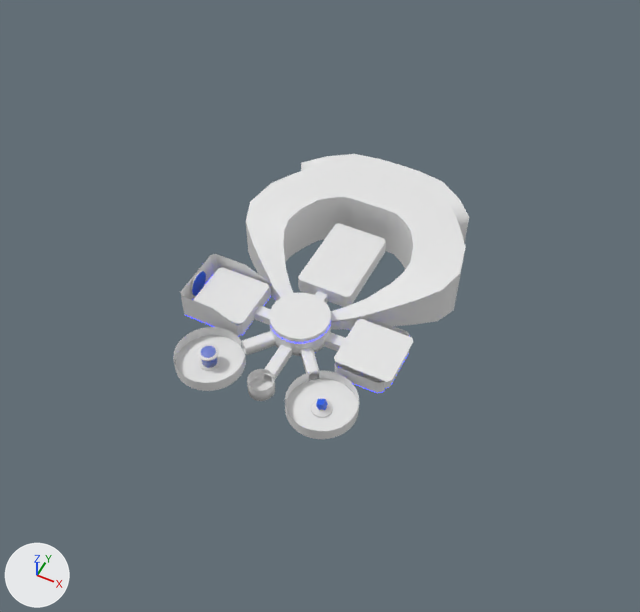
One commit to the glTF model public/worlds/SILIQ.glb: the scene before it, then after it.
Camera for both pictures: a camera (50 mm lens) standing at (338.0, -623.0, 840.0) and looking at (-16.0, 86.0, -46.0). The axes (+X, +Y, +Z) are drawn at lower left. The lights are the same throughout. The picture after the commit comes second. Where no turn or scale is listed for an object, it has been applied to the vertices. Vertices at exactly the same position are counted once.

Objects in the first picture: 'シーリング', '円柱', '円柱.007', '円柱.008', '円柱.009', '円柱.010', '円柱.015', '平面.001', '平面.002', '平面.003', '立方体.001'.
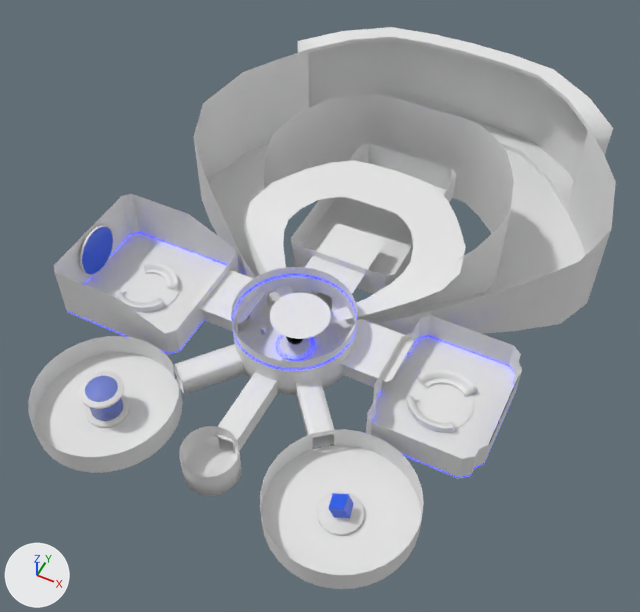
Where the newer file only moved an object's origin or applied its transform, the numbers keep the older frame.

Where the change shows, as pixel boxes [x1, y1, x2, y2] in the pictures (640 x 612 px):
'円柱', moved, rescaled (98% wider, 97% taller): before [173, 154, 469, 439]; after [28, 27, 616, 589]
'平面.002', moved, rescaled (114% wider, 95% taller): before [180, 254, 271, 336]; after [54, 194, 250, 355]
'平面.003', moved, rescaled (107% wider, 114% taller): before [335, 317, 410, 393]; after [366, 315, 522, 479]
'平面.001', moved, rescaled: before [298, 242, 386, 307]; after [291, 143, 456, 309]
'円柱.013', moved, rescaled (not visible before): after [405, 380, 474, 428]
'円柱.012', moved, rescaled (not visible before): after [407, 369, 477, 433]
'円柱.015', moved, rescaled (119% wider, 96% taller): before [191, 271, 206, 296]; after [80, 225, 114, 275]
'円柱.007', moved, rescaled (109% wider, 137% taller): before [311, 400, 333, 418]; after [317, 492, 364, 536]
'円柱.009', moved, rescaled (117% wider, 100% taller): before [200, 346, 217, 368]; after [85, 376, 123, 421]
'円柱.017', moved, rescaled (not visible before): after [121, 269, 180, 309]
'円柱.016', moved, rescaled (not visible before): after [116, 263, 179, 312]
'円柱.010', moved, rescaled (109% wider, 117% taller): before [198, 344, 219, 361]; after [79, 371, 124, 409]
'立方体.001', moved, rescaled (108% wider, 125% taller): before [316, 399, 328, 410]; after [328, 493, 354, 519]
'円柱.008', moved, rescaled (105% wider, 112% taller): before [199, 356, 220, 371]; after [86, 395, 130, 428]

The change, as a diff of the scene's bpy script:
```diff
--- a/public/worlds/SILIQ.glb.py
+++ b/public/worlds/SILIQ.glb.py
@@ me_平面_001 @@
-me_平面_001.from_pydata(...)  # 42 vertices, 68 faces; spans x -37.2..37.2, y 36.2..178.9, z 0.0..20.2
+me_平面_001.from_pydata(...)  # 42 vertices, 68 faces; spans x -74.0..74.7, y 57.7..343.0, z -10.8..29.7
+# me_平面_001 part 1: the whole mesh is scaled about its middle by 2, then moved by (0.4, 92.8, -0.6)
@@ me_平面_002 @@
-me_平面_002.from_pydata(...)  # 62 vertices, 102 faces; spans x -147.5..-36.2, y -40.7..40.7, z 0.0..36.4
+me_平面_002.from_pydata(...)  # 62 vertices, 102 faces; spans x -294.6..-72.1, y -96.2..66.7, z -10.8..62.1
+# me_平面_002 part 2: the whole mesh is scaled about its middle by 2, then moved by (-91.5, -14.8, 7.5)
 me_平面_002.materials.append(mat_マテリアル)
@@ me_平面_006 @@
-me_平面_006.from_pydata(...)  # 101 vertices, 170 faces; spans x 36.2..132.7, y -43.3..43.3, z 0.0..20.2
+me_平面_006.from_pydata(...)  # 101 vertices, 170 faces; spans x 72.8..265.8, y -101.5..71.9, z -10.8..29.7
+# me_平面_006 part 3: the whole mesh is scaled about its middle by 2, then moved by (84.8, -14.8, -0.6)
 me_平面_006.materials.append(mat_マテリアル)
@@ me_円柱_008 @@
-me_円柱_008.from_pydata(...)  # 64 vertices, 124 faces; spans x -12.4..12.4, y -12.4..12.4, z -0.1..1.8
+me_円柱_008.from_pydata(...)  # 64 vertices, 124 faces; spans x 50.4..100.2, y -131.0..-81.2, z -10.6..-6.9
+# me_円柱_008 part 4: the whole mesh is scaled about its middle by 2, then moved by (75.3, -106.1, -9.6)
 me_円柱_008.materials.append(mat_マテリアル_002)
@@ me_円柱_009 @@
-me_円柱_009.from_pydata(...)  # 64 vertices, 124 faces; spans x -12.4..12.4, y -12.4..12.4, z -0.1..1.8
+me_円柱_009.from_pydata(...)  # 64 vertices, 124 faces; spans x -99.7..-49.9, y -131.0..-81.2, z -10.6..-6.9
+# me_円柱_009 part 5: the whole mesh is scaled about its middle by 2, then moved by (-74.8, -106.1, -9.6)
 me_円柱_009.materials.append(mat_マテリアル_002)
@@ me_円柱_010 @@
-me_円柱_010.from_pydata(...)  # 64 vertices, 124 faces; spans x -9.2..9.2, y -9.2..9.2, z -1.6..17.8
+me_円柱_010.from_pydata(...)  # 64 vertices, 124 faces; spans x -93.1..-56.5, y -124.4..-87.8, z -10.8..27.9
+# me_円柱_010 part 6: the whole mesh is scaled about its middle by 2, then moved by (-74.8, -106.1, 0.5)
 me_円柱_010.materials.append(mat_glass)
@@ me_円柱_011 @@
-me_円柱_011.from_pydata(...)  # 64 vertices, 124 faces; spans x -12.4..12.4, y -12.4..12.4, z -0.1..1.8
+me_円柱_011.from_pydata(...)  # 64 vertices, 124 faces; spans x -99.7..-49.9, y -131.0..-81.2, z 8.0..11.8
+# me_円柱_011 part 7: the whole mesh is scaled about its middle by 2, then moved by (-74.8, -106.1, 9.1)
 me_円柱_011.materials.append(mat_マテリアル_002)
@@ me_円柱_013 @@
-me_円柱_013.from_pydata(...)  # 158 vertices, 264 faces; spans x 77.4..111.9, y -20.4..21.8, z -0.1..4.7
+me_円柱_013.from_pydata(...)  # 158 vertices, 264 faces; spans x 155.2..224.1, y -55.6..28.9, z -11.0..-1.4
+# me_円柱_013 part 8: the whole mesh is scaled about its middle by 2, then moved by (95.0, -14.1, -8.5)
 me_円柱_013.materials.append(mat_マテリアル)
@@ me_円柱_016 @@
-me_円柱_016.from_pydata(...)  # 158 vertices, 264 faces; spans x -111.0..-78.3, y -20.8..19.4, z 0.0..4.5
+me_円柱_016.from_pydata(...)  # 158 vertices, 264 faces; spans x -233.3..-167.7, y -56.5..23.9, z -10.8..-1.7
+# me_円柱_016 part 9: the whole mesh is scaled about its middle by 2, then moved by (-105.8, -15.6, -8.5)
 me_円柱_016.materials.append(mat_マテリアル)
@@ me_立方体_001 @@
-me_立方体_001.from_pydata(...)  # 8 vertices, 12 faces; spans x -6.51..6.51, y -5.6..5.6, z -5.85..5.85
+me_立方体_001.from_pydata(...)  # 8 vertices, 12 faces; spans x 62.4..88.43, y -117.36..-94.96, z -13.46..9.94
+# me_立方体_001 part 10: the whole mesh is scaled about its middle by 2, then moved by (75.41, -106.16, -1.76)
 me_立方体_001.materials.append(mat_マテリアル_007)
@@ me_円柱 @@
-me_円柱.from_pydata(...)  # 64 vertices, 124 faces; spans x -20.2..19.9, y -19.9..20.1, z 0.2..0.4
+me_円柱.from_pydata(...)  # 64 vertices, 124 faces; spans x 55.2..135.3, y -54.8..25.3, z -10.2..-9.9
+# me_円柱 part 11: the whole mesh is scaled about its middle by 2, then moved by (95.3, -14.8, -10.3)
@@ me_円柱_015 @@
-me_円柱_015.from_pydata(...)  # 128 vertices, 252 faces; spans x 0.2..1.7, y -16.6..16.8, z -16.6..16.8
+me_円柱_015.from_pydata(...)  # 128 vertices, 252 faces; spans x -145.1..-142.1, y -48.2..18.6, z -25.1..41.6
+# me_円柱_015 part 12: the whole mesh is scaled about its middle by 2, then moved by (-144.6, -14.9, 8.2)
 me_円柱_015.materials.append(mat_マテリアル_002)
@@ me_円柱_017 @@
-me_円柱_017.from_pydata(...)  # 64 vertices, 124 faces; spans x -18.9..19.2, y -19.2..19.0, z 0.3..0.4
+me_円柱_017.from_pydata(...)  # 64 vertices, 124 faces; spans x -144.1..-67.9, y -53.1..23.1, z -10.1..-9.8
+# me_円柱_017 part 13: the whole mesh is scaled about its middle by 2, then moved by (-106.2, -14.9, -10.3)
@@ ob_円柱 @@
 ob_円柱 = bpy.data.objects.new('円柱', me_円柱_003)
-ob_円柱.location = (0.0, 0.0, 0.0)
-ob_円柱.scale = (37.4, 37.4, 37.4)
+ob_円柱.location = (0.0, -15.0, -11.0)
+ob_円柱.scale = (74.8, 74.8, 74.8)
```
